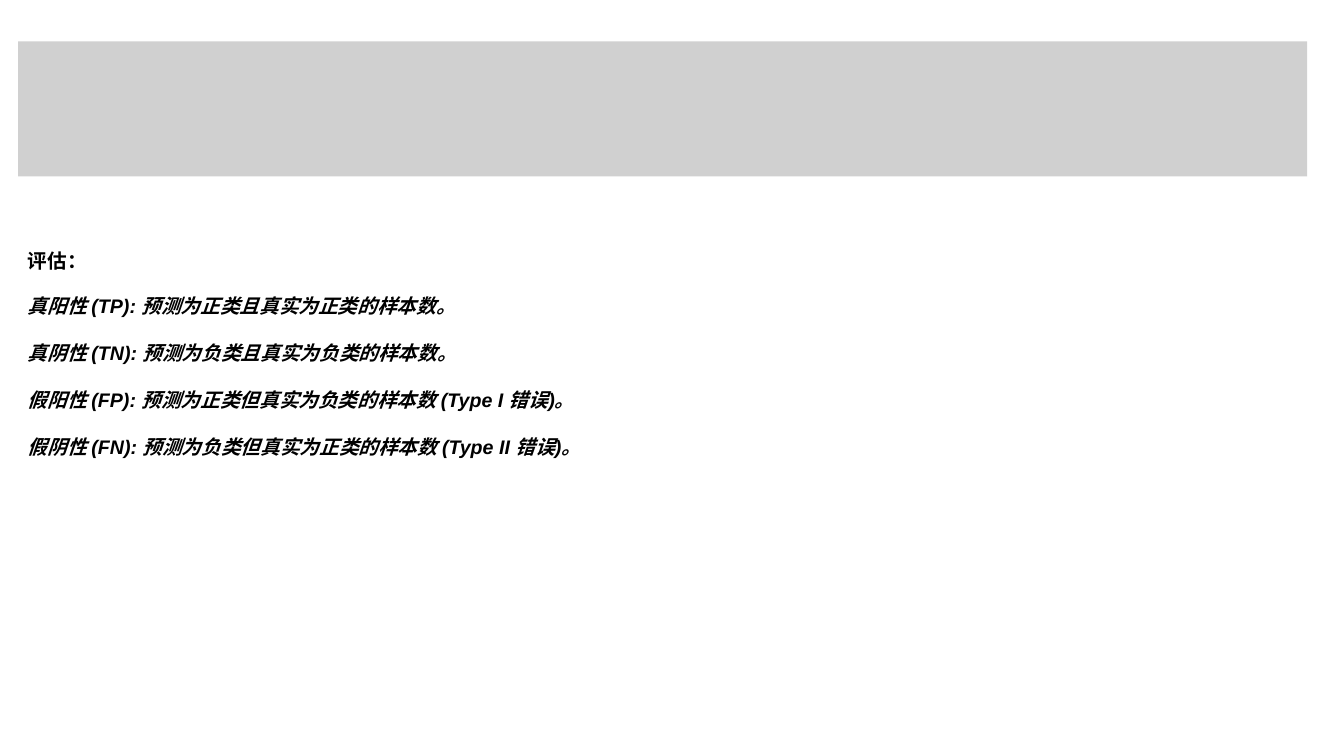
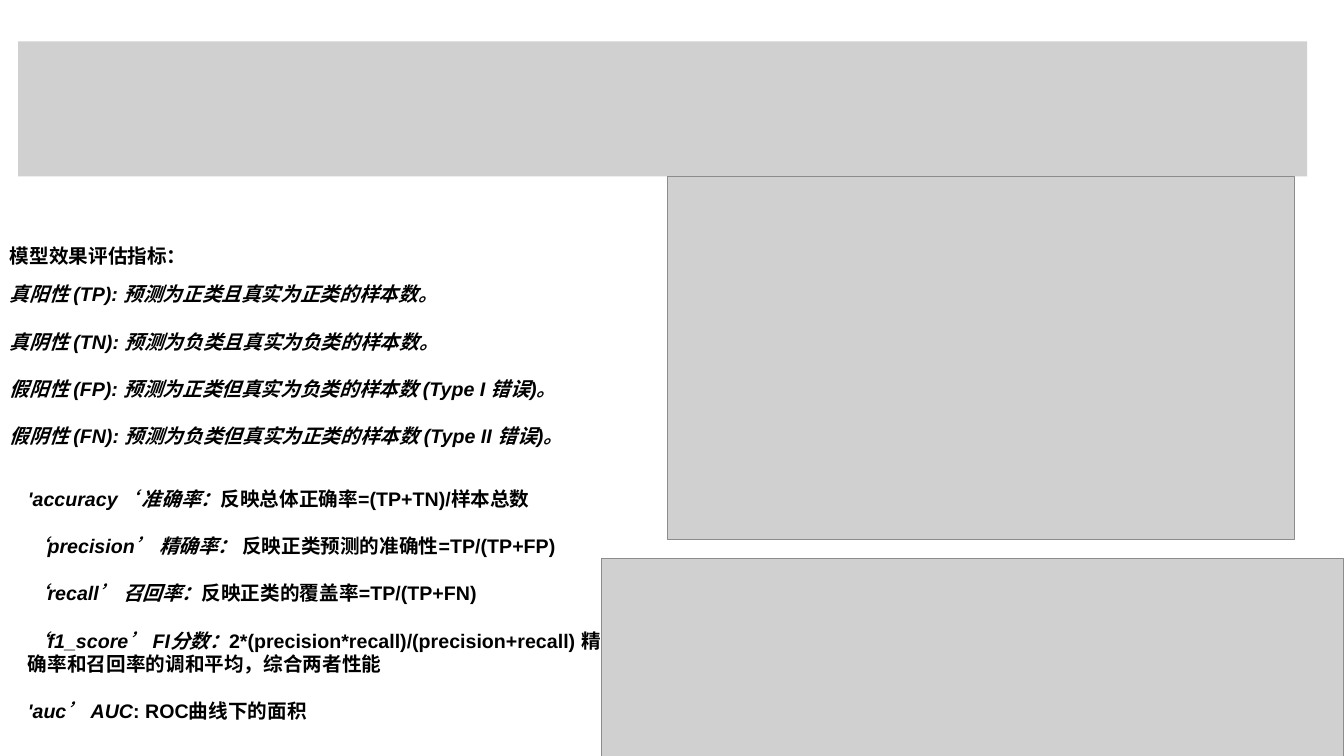
Before and after one commit to BaiRong-NUC/DiabetesAnalyzes, a slide deck: slide 23 of 多元统计与模式识别课程汇报.pptx. Drawn at 1344x756 pixels with LibreOffice and Linux fonts; fonts in the diff are those of the drawing; grey boxes stand for pictures. Boxes give left, top, right and bottom in pixels: in the first picture for what was removed or moved away, otherwise in the second. Text is boxed around its words. In the diff, an @@ line names an element or a change of style, - is before the commit and + after.

```diff
--- a/多元统计与模式识别课程汇报.pptx
+++ b/多元统计与模式识别课程汇报.pptx
@@ picture added at [667, 176, 1295, 539] @@
@@ text at [10, 246, 187, 265]: text changed @@
-评估：
+模型效果评估指标：
@@ text "真阳性 (TP): 预测为正类且真实为正类的样本数。": place and size @@
-text "真阳性 (TP): 预测为正类且真实为正类的样本数。" at [28, 296, 581, 458]
+text "真阳性 (TP): 预测为正类且真实为正类的样本数。" at [10, 284, 563, 447]
@@ text added at [28, 489, 601, 720], 14 pt, text #000000, bold @@
+'accuracy‘ 准确率：反映总体正确率=(TP+TN)/样本总数
+‘precision’ 精确率： 反映正类预测的准确性=TP/(TP+FP)
+‘recall’ 召回率：反映正类的覆盖率=TP/(TP+FN)
+‘f1_score’ FI分数：2*(precision*recall)/(precision+recall) 精确率和召回率的调和平均，综合两者性能
+'auc’ AUC: ROC曲线下的面积
@@ picture added at [602, 559, 1344, 756] @@
```
Also in this commit, not shown: 1 other slide changed, 3 slides added, 2 other files.
